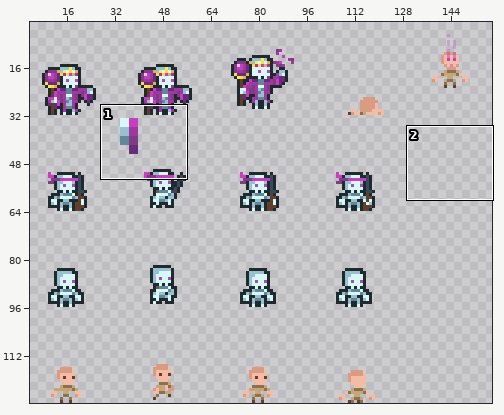
Two versions of one pixel-art file, tini-cromancer/sprites/assets.aseprite. The picture above shows the old version from afar; the outline marks the close-up.
Close-up. First the earlier version:
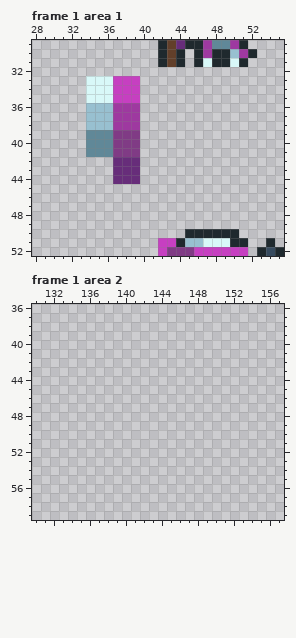
192x128 pixels, 6 frames. Pixels under 10% opacity are left out. Colours within 5 levels of each other are drawn and written as one. Shown: frame 1 area 1: x 28..55, y 29..52; frame 1 area 2: x 130..157, y 36..59. The wide view leaves out empty margins.
New version:
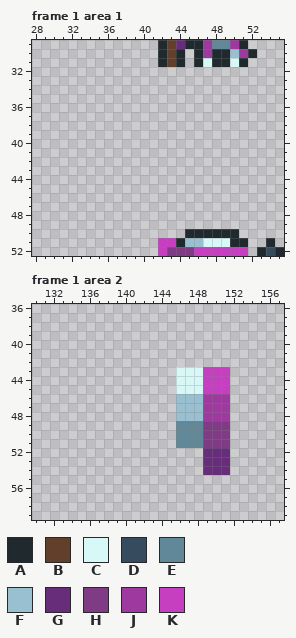
Palette (. is transparent): A #1f292e  B #623f2a  C #d8f8f8  D #374b5f  E #608898  F #98c0d0  G #672d7a  H #803b85  J #9e39a0  K #c63fc1
Diff:
Frame 1 area 1, layer "Skeletton gunner":
y 33..35: x 34..39 CCCKKK -> ......
y 36..38: x 34..39 FFFJJJ -> ......
y 39..41: x 34..39 EEEHHH -> ......
y 42..44: x 37..39 GGG -> ...
Frame 1 area 2, layer "Skeletton gunner":
y 43..45: x 146..151 ...... -> CCCKKK
y 46..48: x 146..151 ...... -> FFFJJJ
y 49..51: x 146..151 ...... -> EEEHHH
y 52..54: x 149..151 ... -> GGG
Where, in picture pixels (left, top, right, bottom), the same in both close-ups:
erased: (86, 76, 140, 184)
added: (176, 367, 230, 475)
